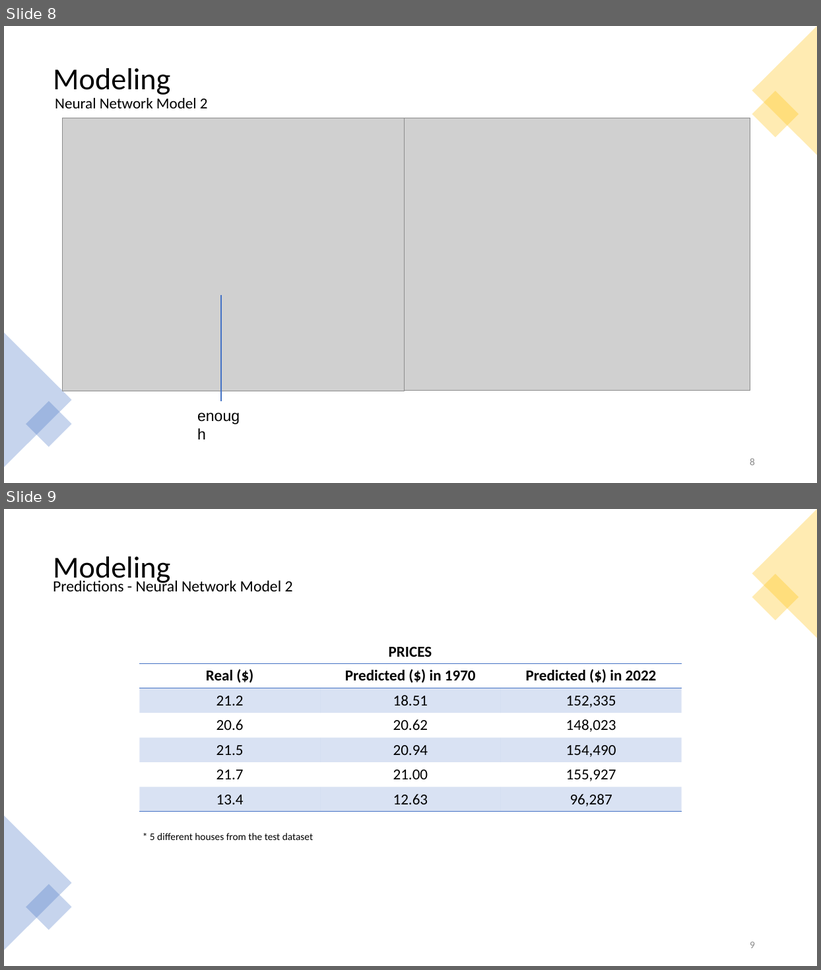
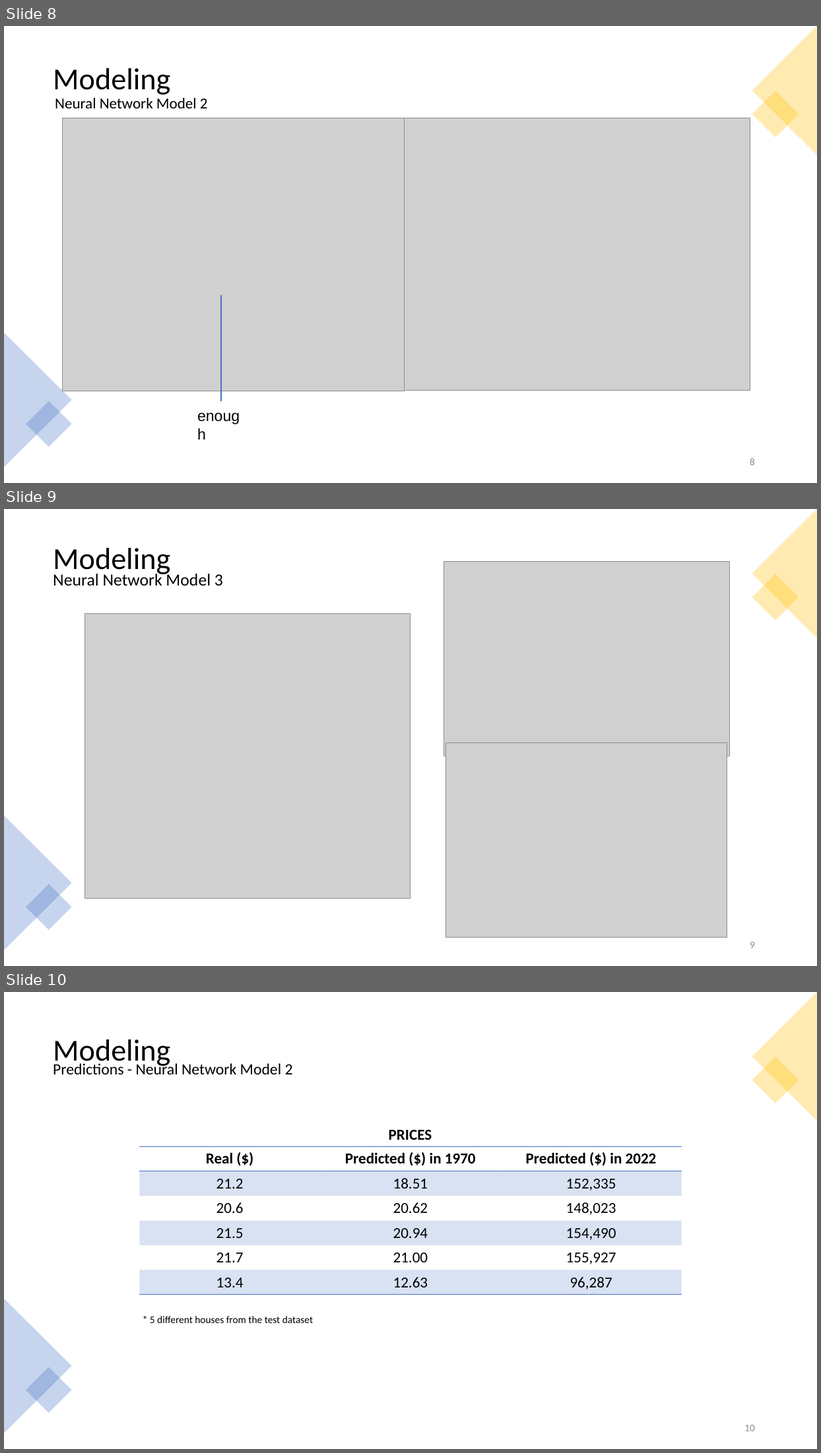
Before and after one commit to Jajc09/data-science, a slide deck: deep-learning/rental-airbnb/boston_ppt.pptx. Shown one above the other, each under a label of ours: slides 8 and 9 before the commit, slides 8, 9 and 10 after it. The pictures are 821x970 and 821x1453 pixels, drawn with LibreOffice and Linux fonts; fonts in the diff are those of the drawing; grey boxes stand for pictures. Boxes give left, top, right and bottom in pixels: in the first picture for what was removed or moved away, otherwise in the second. Text is boxed around its words. In the diff, an @@ line names an element or a change of style, - is before the commit and + after.

```diff
--- a/deep-learning/rental-airbnb/boston_ppt.pptx
+++ b/deep-learning/rental-airbnb/boston_ppt.pptx
@@ slide 9 added at <box>4,509,817,966</box>, background #FFFFFF @@
@@ triangle added at <box>752,509,817,638</box>, fill #FFC000 at 30% opacity @@
@@ text added at <box>53,548,170,576</box>, 36 pt, text #000000 @@
+Modeling
@@ picture added at <box>444,561,730,756</box> @@
@@ text added at <box>53,572,223,586</box>, 20 pt, text #000000 @@
+Neural Network Model 3
@@ rectangle added at <box>752,574,799,621</box>, fill #FFC000 at 30% opacity @@
@@ picture added at <box>85,614,411,899</box> @@
@@ picture added at <box>446,743,727,937</box> @@
@@ triangle added at <box>4,816,72,951</box>, fill #4472C4 at 30% opacity @@
@@ rectangle added at <box>26,884,72,930</box>, fill #4472C4 at 30% opacity @@
@@ page number added at <box>750,942,755,949</box>, 12 pt, text #8C8C8C @@
+9
@@ what was slide 9 is now slide 10 @@
@@ page number at <box>745,1425,755,1432</box>: text changed @@
-9
+10
```
Also in this commit, not shown: 2 slides changed, 2 other files.
